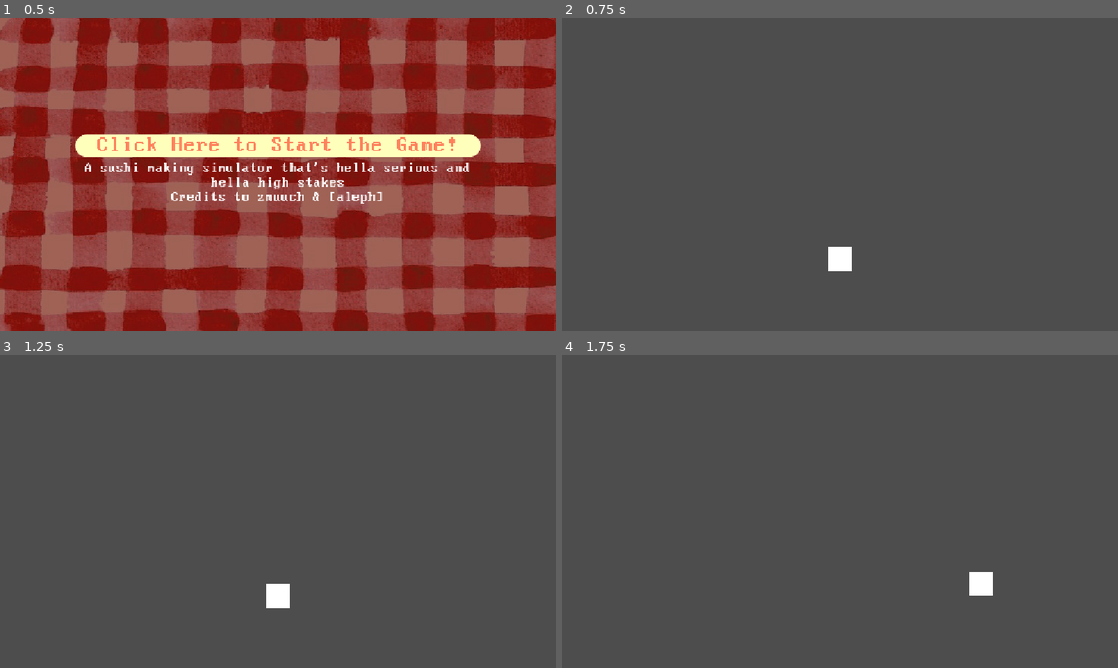
Above: before the commit, frames 1-4 (two rows, left to right).
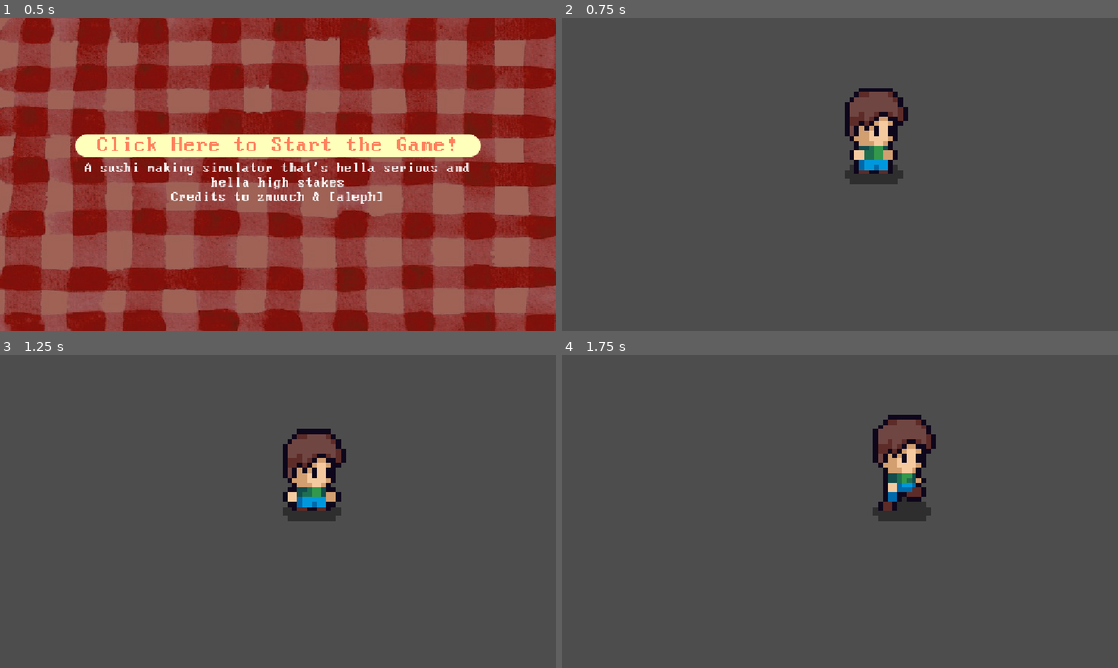
Above: after the commit, the same moments.

Repository: zmuuch/conveyor-belt
Game: Godot game, scene res://Scenes/MainMenu.tscn
The game is run twice, just before and just after one commit, with the same random seed, the same clock (stepped at 60 frames per second) and the same inputs.
Inputs:
- Up to frame 1 (0.5 s): no input
- Up to frame 2 (0.75 s): click "Click Here to Start the Game!" at 0.5 s
- Up to frame 3 (1.25 s): no input
- Up to frame 4 (1.75 s): tap Enter (ui_accept) at 1.25, 1.35, 1.52 s; hold Right (ui_right) from 1.28 s (still down)

Frame 1 is identical in both runs. In frame 2, 3.1% of the frame differs, in the area x 47-63%, y 22-81%; in frame 3, 3.1%; in frame 4, 3.3%, in the area x 55-78%, y 19-77%.

Commit message:
did 8 dir player movement
there are some nitty gritty stuff i dont understand, but i dont wanna bother searching up for the time being bcuz ill probably learn them in time.

anyhow no ai and i def learnt a bunch

Diff:
--- a/Scenes/game.tscn
+++ b/Scenes/game.tscn
@@ -7,12 +7,13 @@
 [node name="Game" type="Node2D" unique_id=730885]
 
 [node name="Player" parent="." unique_id=1574548642 instance=ExtResource("1_ebmjs")]
+position = Vector2(7, -7)
 
 [node name="Camera2D" type="Camera2D" parent="." unique_id=424297314]
-zoom = Vector2(50, 50)
+zoom = Vector2(10, 10)
 
 [node name="StaticBody2D" type="StaticBody2D" parent="." unique_id=376973623]
 
 [node name="CollisionShape2D" type="CollisionShape2D" parent="StaticBody2D" unique_id=2058363712]
-position = Vector2(1, 4)
+position = Vector2(0, 14)
 shape = SubResource("WorldBoundaryShape2D_fqqo4")
--- a/Scenes/player.tscn
+++ b/Scenes/player.tscn
@@ -1,17 +1,303 @@
 [gd_scene format=3 uid="uid://do2qsu6q3e78l"]
 
 [ext_resource type="Script" uid="uid://bvfagcvu2x7de" path="res://Scripts/player.gd" id="1_v0iea"]
-
-[sub_resource type="CanvasTexture" id="CanvasTexture_sh265"]
+[ext_resource type="Texture2D" uid="uid://c5mmoxh3u0sb2" path="res://Assets/Player.png" id="2_cvnsp"]
 
 [sub_resource type="RectangleShape2D" id="RectangleShape2D_4flbx"]
 size = Vector2(1, 1)
 
+[sub_resource type="AtlasTexture" id="AtlasTexture_6t5aa"]
+atlas = ExtResource("2_cvnsp")
+region = Rect2(0, 0, 32, 32)
+
+[sub_resource type="AtlasTexture" id="AtlasTexture_vgqql"]
+atlas = ExtResource("2_cvnsp")
+region = Rect2(32, 0, 32, 32)
+
+[sub_resource type="AtlasTexture" id="AtlasTexture_fkybt"]
+atlas = ExtResource("2_cvnsp")
+region = Rect2(64, 0, 32, 32)
+
+[sub_resource type="AtlasTexture" id="AtlasTexture_x3wgy"]
+atlas = ExtResource("2_cvnsp")
+region = Rect2(96, 0, 32, 32)
+
+[sub_resource type="AtlasTexture" id="AtlasTexture_3smsa"]
+atlas = ExtResource("2_cvnsp")
+region = Rect2(128, 0, 32, 32)
+
+[sub_resource type="AtlasTexture" id="AtlasTexture_8erm5"]
+atlas = ExtResource("2_cvnsp")
+region = Rect2(160, 0, 32, 32)
+
+[sub_resource type="AtlasTexture" id="AtlasTexture_f1ek2"]
+atlas = ExtResource("2_cvnsp")
+region = Rect2(0, 32, 32, 32)
+
+[sub_resource type="AtlasTexture" id="AtlasTexture_tx1dd"]
+atlas = ExtResource("2_cvnsp")
+region = Rect2(32, 32, 32, 32)
+
+[sub_resource type="AtlasTexture" id="AtlasTexture_gymyn"]
+atlas = ExtResource("2_cvnsp")
+region = Rect2(64, 32, 32, 32)
+
+[sub_resource type="AtlasTexture" id="AtlasTexture_pu2lt"]
+atlas = ExtResource("2_cvnsp")
+region = Rect2(96, 32, 32, 32)
+
+[sub_resource type="AtlasTexture" id="AtlasTexture_ukyrk"]
+atlas = ExtResource("2_cvnsp")
+region = Rect2(128, 32, 32, 32)
+
+[sub_resource type="AtlasTexture" id="AtlasTexture_7dp3o"]
+atlas = ExtResource("2_cvnsp")
+region = Rect2(160, 32, 32, 32)
+
+[sub_resource type="AtlasTexture" id="AtlasTexture_h4iuc"]
+atlas = ExtResource("2_cvnsp")
+region = Rect2(0, 64, 32, 32)
+
+[sub_resource type="AtlasTexture" id="AtlasTexture_fd4e3"]
+atlas = ExtResource("2_cvnsp")
+region = Rect2(32, 64, 32, 32)
+
+[sub_resource type="AtlasTexture" id="AtlasTexture_qqcod"]
+atlas = ExtResource("2_cvnsp")
+region = Rect2(64, 64, 32, 32)
+
+[sub_resource type="AtlasTexture" id="AtlasTexture_igrcy"]
+atlas = ExtResource("2_cvnsp")
+region = Rect2(96, 64, 32, 32)
+
+[sub_resource type="AtlasTexture" id="AtlasTexture_fs7ks"]
+atlas = ExtResource("2_cvnsp")
+region = Rect2(128, 64, 32, 32)
+
+[sub_resource type="AtlasTexture" id="AtlasTexture_l6n3p"]
+atlas = ExtResource("2_cvnsp")
+region = Rect2(160, 64, 32, 32)
+
+[sub_resource type="AtlasTexture" id="AtlasTexture_olqyp"]
+atlas = ExtResource("2_cvnsp")
+region = Rect2(0, 96, 32, 32)
+
+[sub_resource type="AtlasTexture" id="AtlasTexture_wpjfl"]
+atlas = ExtResource("2_cvnsp")
+region = Rect2(32, 96, 32, 32)
+
+[sub_resource type="AtlasTexture" id="AtlasTexture_bi64h"]
+atlas = ExtResource("2_cvnsp")
+region = Rect2(64, 96, 32, 32)
+
+[sub_resource type="AtlasTexture" id="AtlasTexture_2ijsl"]
+atlas = ExtResource("2_cvnsp")
+region = Rect2(96, 96, 32, 32)
+
+[sub_resource type="AtlasTexture" id="AtlasTexture_p1odr"]
+atlas = ExtResource("2_cvnsp")
+region = Rect2(128, 96, 32, 32)
+
+[sub_resource type="AtlasTexture" id="AtlasTexture_0gysh"]
+atlas = ExtResource("2_cvnsp")
+region = Rect2(160, 96, 32, 32)
+
+[sub_resource type="AtlasTexture" id="AtlasTexture_vfarp"]
+atlas = ExtResource("2_cvnsp")
+region = Rect2(0, 128, 32, 32)
+
+[sub_resource type="AtlasTexture" id="AtlasTexture_y6uwr"]
+atlas = ExtResource("2_cvnsp")
+region = Rect2(32, 128, 32, 32)
+
+[sub_resource type="AtlasTexture" id="AtlasTexture_83xs0"]
+atlas = ExtResource("2_cvnsp")
+region = Rect2(64, 128, 32, 32)
+
+[sub_resource type="AtlasTexture" id="AtlasTexture_ypfnu"]
+atlas = ExtResource("2_cvnsp")
+region = Rect2(96, 128, 32, 32)
+
+[sub_resource type="AtlasTexture" id="AtlasTexture_xuaoq"]
+atlas = ExtResource("2_cvnsp")
+region = Rect2(128, 128, 32, 32)
+
+[sub_resource type="AtlasTexture" id="AtlasTexture_wohnl"]
+atlas = ExtResource("2_cvnsp")
+region = Rect2(160, 128, 32, 32)
+
+[sub_resource type="AtlasTexture" id="AtlasTexture_36dho"]
+atlas = ExtResource("2_cvnsp")
+region = Rect2(0, 160, 32, 32)
+
+[sub_resource type="AtlasTexture" id="AtlasTexture_yh6i2"]
+atlas = ExtResource("2_cvnsp")
+region = Rect2(32, 160, 32, 32)
+
+[sub_resource type="AtlasTexture" id="AtlasTexture_nv4vc"]
+atlas = ExtResource("2_cvnsp")
+region = Rect2(64, 160, 32, 32)
+
+[sub_resource type="AtlasTexture" id="AtlasTexture_8gxox"]
+atlas = ExtResource("2_cvnsp")
+region = Rect2(96, 160, 32, 32)
+
+[sub_resource type="AtlasTexture" id="AtlasTexture_11gg7"]
+atlas = ExtResource("2_cvnsp")
+region = Rect2(128, 160, 32, 32)
+
+[sub_resource type="AtlasTexture" id="AtlasTexture_qpa8y"]
+atlas = ExtResource("2_cvnsp")
+region = Rect2(160, 160, 32, 32)
+
+[sub_resource type="SpriteFrames" id="SpriteFrames_og3ey"]
+animations = [{
+"frames": [{
+"duration": 1.0,
+"texture": SubResource("AtlasTexture_6t5aa")
+}, {
+"duration": 1.0,
+"texture": SubResource("AtlasTexture_vgqql")
+}, {
+"duration": 1.0,
+"texture": SubResource("AtlasTexture_fkybt")
+}, {
+"duration": 1.0,
+"texture": SubResource("AtlasTexture_x3wgy")
+}, {
+"duration": 1.0,
+"texture": SubResource("AtlasTexture_3smsa")
+}, {
+"duration": 1.0,
+"texture": SubResource("AtlasTexture_8erm5")
+}],
+"loop": 1,
+"name": &"idle_down",
+"speed": 5.0
+}, {
+"frames": [{
+"duration": 1.0,
+"texture": SubResource("AtlasTexture_f1ek2")
+}, {
+"duration": 1.0,
+"texture": SubResource("AtlasTexture_tx1dd")
+}, {
+"duration": 1.0,
+"texture": SubResource("AtlasTexture_gymyn")
+}, {
+"duration": 1.0,
+"texture": SubResource("AtlasTexture_pu2lt")
+}, {
+"duration": 1.0,
+"texture": SubResource("AtlasTexture_ukyrk")
+}, {
+"duration": 1.0,
+"texture": SubResource("AtlasTexture_7dp3o")
+}],
+"loop": 1,
+"name": &"idle_right",
+"speed": 5.0
+}, {
+"frames": [{
+"duration": 1.0,
+"texture": SubResource("AtlasTexture_h4iuc")
+}, {
+"duration": 1.0,
+"texture": SubResource("AtlasTexture_fd4e3")
+}, {
+"duration": 1.0,
+"texture": SubResource("AtlasTexture_qqcod")
+}, {
+"duration": 1.0,
+"texture": SubResource("AtlasTexture_igrcy")
+}, {
+"duration": 1.0,
+"texture": SubResource("AtlasTexture_fs7ks")
+}, {
+"duration": 1.0,
+"texture": SubResource("AtlasTexture_l6n3p")
+}],
+"loop": 1,
+"name": &"idle_up",
+"speed": 5.0
+}, {
+"frames": [{
+"duration": 1.0,
+"texture": SubResource("AtlasTexture_olqyp")
+}, {
+"duration": 1.0,
+"texture": SubResource("AtlasTexture_wpjfl")
+}, {
+"duration": 1.0,
+"texture": SubResource("AtlasTexture_bi64h")
+}, {
+"duration": 1.0,
+"texture": SubResource("AtlasTexture_2ijsl")
+}, {
+"duration": 1.0,
+"texture": SubResource("AtlasTexture_p1odr")
+}, {
+"duration": 1.0,
+"texture": SubResource("AtlasTexture_0gysh")
+}],
+"loop": 1,
+"name": &"run_down",
+"speed": 7.0
+}, {
+"frames": [{
+"duration": 1.0,
+"texture": SubResource("AtlasTexture_vfarp")
+}, {
+"duration": 1.0,
+"texture": SubResource("AtlasTexture_y6uwr")
+}, {
+"duration": 1.0,
+"texture": SubResource("AtlasTexture_83xs0")
+}, {
+"duration": 1.0,
+"texture": SubResource("AtlasTexture_ypfnu")
+}, {
+"duration": 1.0,
+"texture": SubResource("AtlasTexture_xuaoq")
+}, {
+"duration": 1.0,
+"texture": SubResource("AtlasTexture_wohnl")
+}],
+"loop": 1,
+"name": &"run_right",
+"speed": 7.0
+}, {
+"frames": [{
+"duration": 1.0,
+"texture": SubResource("AtlasTexture_36dho")
+}, {
+"duration": 1.0,
+"texture": SubResource("AtlasTexture_yh6i2")
+}, {
+"duration": 1.0,
+"texture": SubResource("AtlasTexture_nv4vc")
+}, {
+"duration": 1.0,
+"texture": SubResource("AtlasTexture_8gxox")
+}, {
+"duration": 1.0,
+"texture": SubResource("AtlasTexture_11gg7")
+}, {
+"duration": 1.0,
+"texture": SubResource("AtlasTexture_qpa8y")
+}],
+"loop": 1,
+"name": &"run_up",
+"speed": 7.0
+}]
+
 [node name="Player" type="CharacterBody2D" unique_id=1574548642]
 script = ExtResource("1_v0iea")
 
-[node name="Sprite2D" type="Sprite2D" parent="." unique_id=1223070083]
-texture = SubResource("CanvasTexture_sh265")
-
 [node name="CollisionShape2D" type="CollisionShape2D" parent="." unique_id=1090667948]
 shape = SubResource("RectangleShape2D_4flbx")
+
+[node name="AnimatedSprite2D" type="AnimatedSprite2D" parent="." unique_id=83189750]
+sprite_frames = SubResource("SpriteFrames_og3ey")
+animation = &"run_up"
+frame_progress = 0.30213973
--- a/Scripts/mainMenu.gd
+++ b/Scripts/mainMenu.gd
@@ -7,7 +7,7 @@
 
 
 # Called every frame. 'delta' is the elapsed time since the previous frame.
-func _process(delta: float) -> void:
+func _process(_delta: float) -> void:
 	pass
 
 
--- a/Scripts/player.gd
+++ b/Scripts/player.gd
@@ -2,24 +2,37 @@
 
 
 const SPEED = 13.0
-const JUMP_VELOCITY = -100.0
+@onready var animated_sprite_2d: AnimatedSprite2D = $AnimatedSprite2D
+var last_direction : Vector2 = Vector2.RIGHT
+
+func _physics_process(_delta: float) -> void:
+	process_movement()
+	process_animation()
+	move_and_slide()
+
+func process_movement() -> void:
+	var direction := Input.get_vector("left", "right", "up", "down")
+
+	if direction != Vector2.ZERO:
+		velocity = direction * SPEED
+		last_direction = direction
+
+	else:
+		velocity = Vector2.ZERO
 
 
-func _physics_process(delta: float) -> void:
-	# Add the gravity.
-	if not is_on_floor():
-		velocity += get_gravity() * delta
+func process_animation() -> void:
+	if(velocity != Vector2.ZERO):
+		play_animation("run", last_direction)
+	else:
+		play_animation("idle", last_direction)
 
-	# Handle jump.
-	if Input.is_action_just_pressed("ui_accept") and is_on_floor():
-		velocity.y = JUMP_VELOCITY
+func play_animation(prefix: String, dir: Vector2) -> void:
+	if dir.x != 0:
+		animated_sprite_2d.flip_h = dir.x < 0
+		animated_sprite_2d.play(prefix + "_right")
 
-	# Get the input direction and handle the movement/deceleration.
-	# As good practice, you should replace UI actions with custom gameplay actions.
-	var direction := Input.get_axis("ui_left", "ui_right")
-	if direction:
-		velocity.x = direction * SPEED
-	else:
-		velocity.x = move_toward(velocity.x, 0, SPEED)
-
-	move_and_slide()
+	elif dir.y < 0:
+		animated_sprite_2d.play(prefix + "_up")
+	elif dir.y > 0:
+		animated_sprite_2d.play(prefix + "_down")
--- a/project.godot
+++ b/project.godot
@@ -24,6 +24,33 @@
 
 project/assembly_name="conveyorBeltGame"
 
+[input]
+
+left={
+"deadzone": 0.2,
+"events": [Object(InputEventKey,"resource_local_to_scene":false,"resource_name":"","device":-1,"window_id":0,"alt_pressed":false,"shift_pressed":false,"ctrl_pressed":false,"meta_pressed":false,"pressed":false,"keycode":0,"physical_keycode":4194319,"key_label":0,"unicode":0,"location":0,"echo":false,"script":null)
+, Object(InputEventKey,"resource_local_to_scene":false,"resource_name":"","device":-1,"window_id":0,"alt_pressed":false,"shift_pressed":false,"ctrl_pressed":false,"meta_pressed":false,"pressed":false,"keycode":0,"physical_keycode":65,"key_label":0,"unicode":97,"location":0,"echo":false,"script":null)
+]
+}
+up={
+"deadzone": 0.2,
+"events": [Object(InputEventKey,"resource_local_to_scene":false,"resource_name":"","device":-1,"window_id":0,"alt_pressed":false,"shift_pressed":false,"ctrl_pressed":false,"meta_pressed":false,"pressed":false,"keycode":0,"physical_keycode":4194320,"key_label":0,"unicode":0,"location":0,"echo":false,"script":null)
+, Object(InputEventKey,"resource_local_to_scene":false,"resource_name":"","device":-1,"window_id":0,"alt_pressed":false,"shift_pressed":false,"ctrl_pressed":false,"meta_pressed":false,"pressed":false,"keycode":0,"physical_keycode":87,"key_label":0,"unicode":119,"location":0,"echo":false,"script":null)
+]
+}
+right={
+"deadzone": 0.2,
+"events": [Object(InputEventKey,"resource_local_to_scene":false,"resource_name":"","device":-1,"window_id":0,"alt_pressed":false,"shift_pressed":false,"ctrl_pressed":false,"meta_pressed":false,"pressed":false,"keycode":0,"physical_keycode":4194321,"key_label":0,"unicode":0,"location":0,"echo":false,"script":null)
+, Object(InputEventKey,"resource_local_to_scene":false,"resource_name":"","device":-1,"window_id":0,"alt_pressed":false,"shift_pressed":false,"ctrl_pressed":false,"meta_pressed":false,"pressed":false,"keycode":0,"physical_keycode":68,"key_label":0,"unicode":100,"location":0,"echo":false,"script":null)
+]
+}
+down={
+"deadzone": 0.2,
+"events": [Object(InputEventKey,"resource_local_to_scene":false,"resource_name":"","device":-1,"window_id":0,"alt_pressed":false,"shift_pressed":false,"ctrl_pressed":false,"meta_pressed":false,"pressed":false,"keycode":0,"physical_keycode":4194322,"key_label":0,"unicode":0,"location":0,"echo":false,"script":null)
+, Object(InputEventKey,"resource_local_to_scene":false,"resource_name":"","device":-1,"window_id":0,"alt_pressed":false,"shift_pressed":false,"ctrl_pressed":false,"meta_pressed":false,"pressed":false,"keycode":0,"physical_keycode":83,"key_label":0,"unicode":115,"location":0,"echo":false,"script":null)
+]
+}
+
 [physics]
 
 3d/physics_engine="Jolt Physics"
Binary file added: Assets/Player.png
Not shown, added: Assets/Player.png.import
